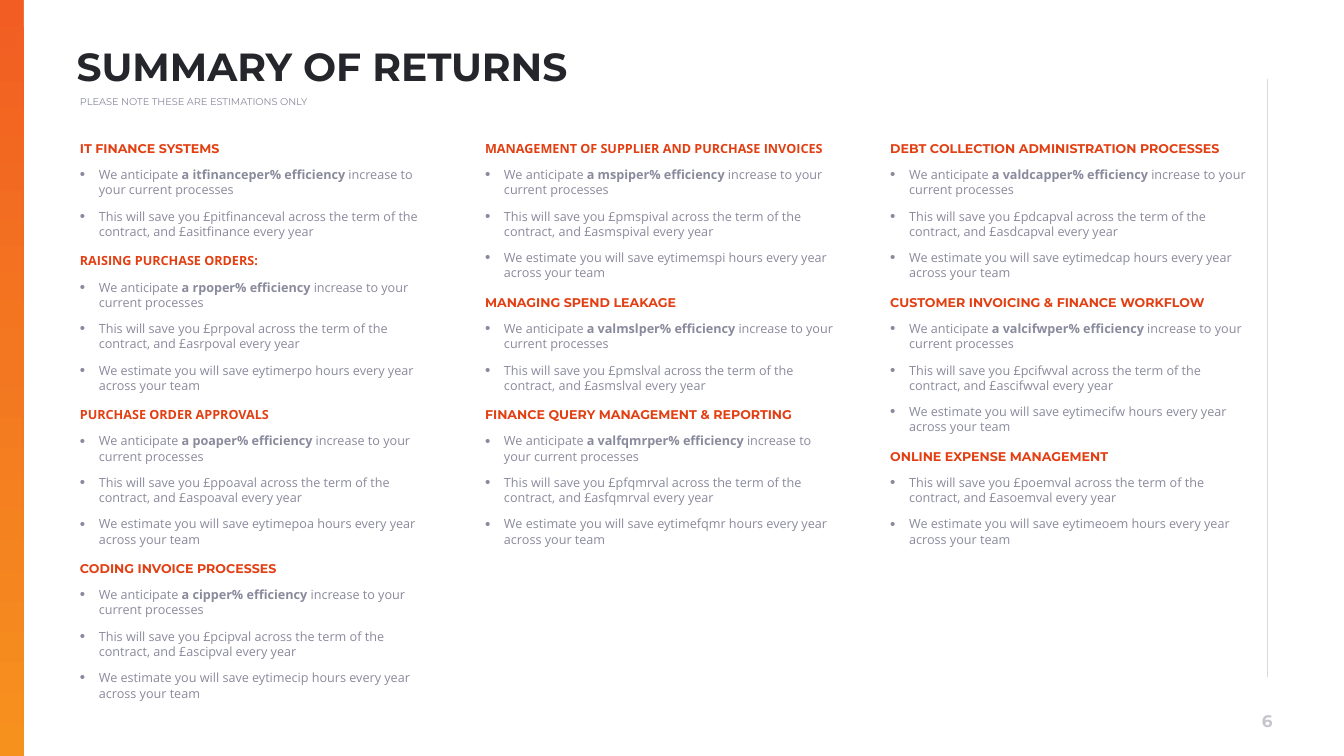
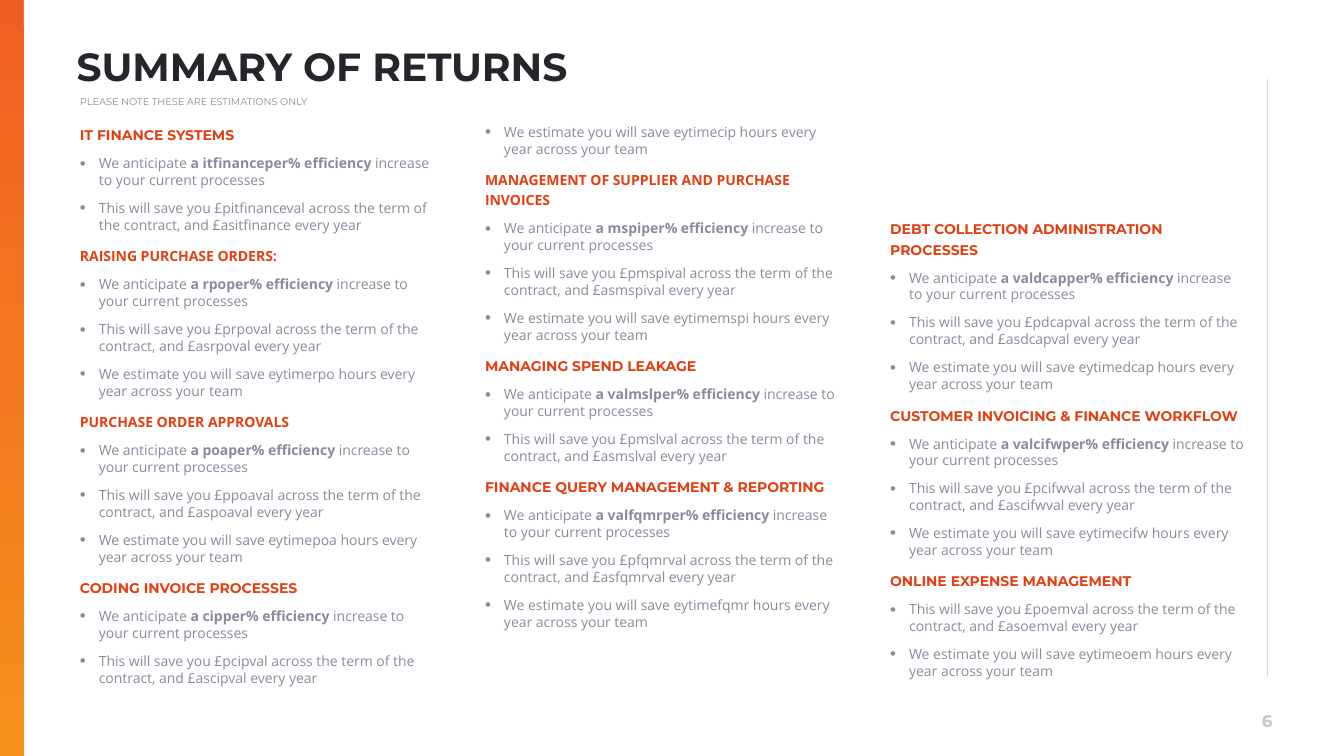
Before and after one commit to muratozdemirpiblo/ppt-api, a slide deck: slide 6 of sales.pptx. Drawn at 1344x756 pixels with LibreOffice and Linux fonts; fonts in the diff are those of the drawing; background and template pictures are left out. Boxes give left, top, right and bottom in pixels: in the first picture for what was removed or moved away, otherwise in the second. Text is boxed around its words. In the diff, an @@ line names an element or a change of style, - is before the commit and + after.

```diff
--- a/sales.pptx
+++ b/sales.pptx
@@ text "IT FINANCE SYSTEMS": place and size @@
-text "IT FINANCE SYSTEMS" at box(80, 144, 1117, 701)
+text "IT FINANCE SYSTEMS" at box(80, 126, 1243, 686)
@@ text "IT FINANCE SYSTEMS" at box(80, 126, 1243, 686): size 9 to 10 pt @@
```
Also in this commit, not shown: 2 other slides changed, 1 other file.
